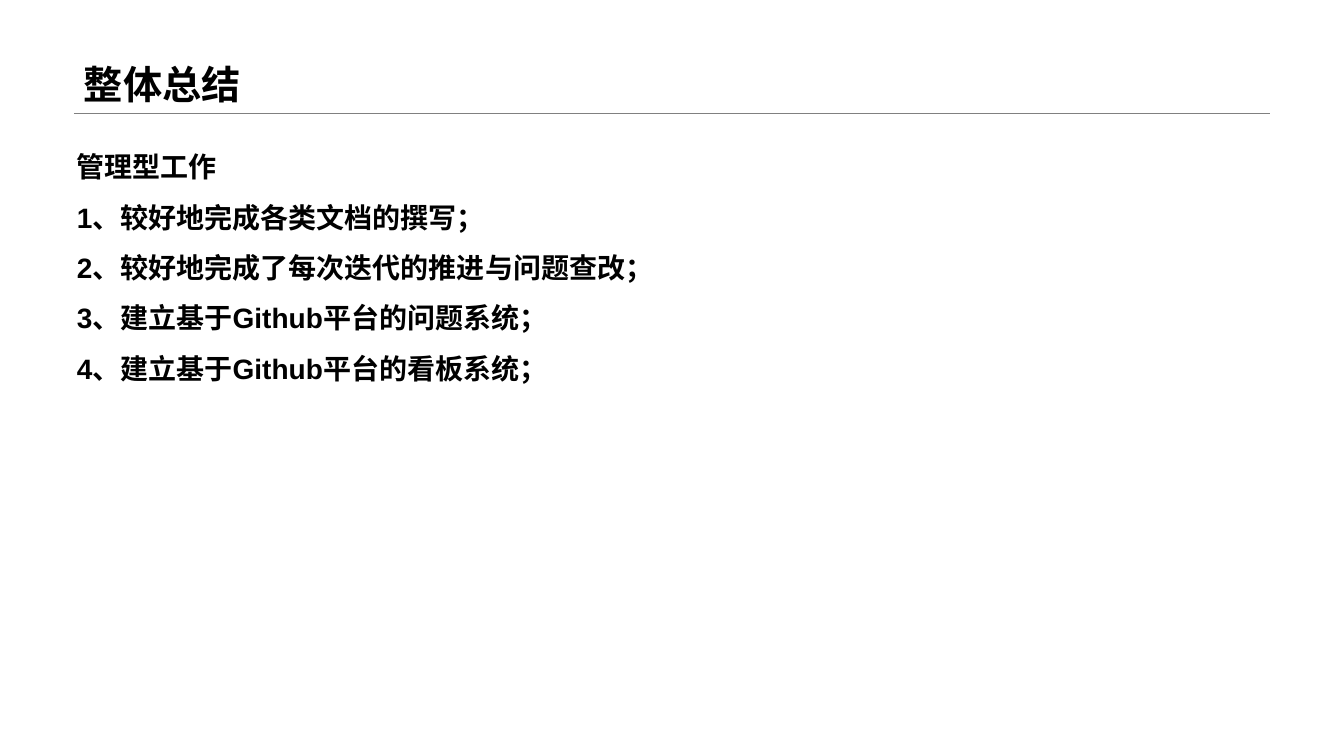
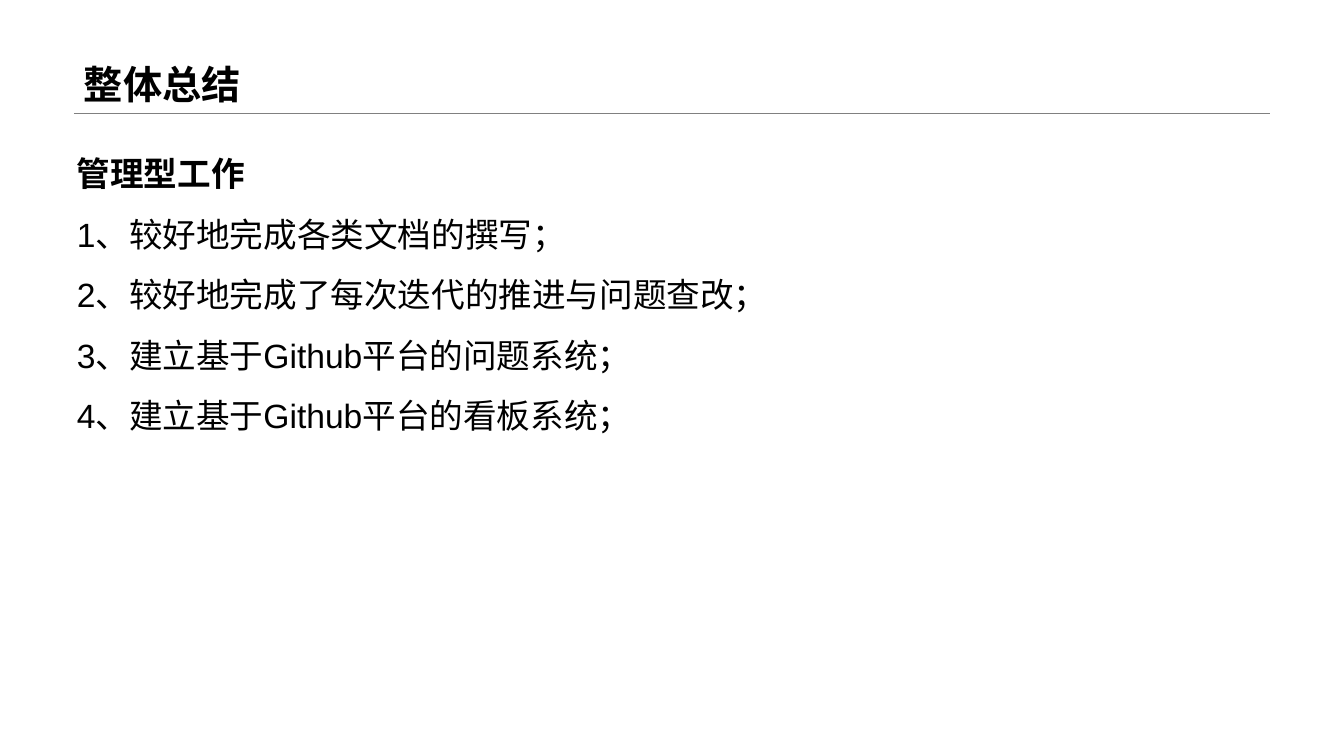
Before and after one commit to sebuaa2019/Team108, a slide deck: slide 5 of 申优答辩工作/申优答辩/Team108-申优答辩.pptx. Drawn at 1344x756 pixels with LibreOffice and Linux fonts; fonts in the diff are those of the drawing. Boxes give left, top, right and bottom in pixels: in the first picture for what was removed or moved away, otherwise in the second. Text is boxed around its words. In the diff, an @@ line names an element or a change of style, - is before the commit and + after.

```diff
--- a/申优答辩工作/申优答辩/Team108-申优答辩.pptx
+++ b/申优答辩工作/申优答辩/Team108-申优答辩.pptx
@@ text "管理型工作" at (77,157,768,433): size 20 to 24 pt, bold off @@
```
Also in this commit, not shown: 8 other slides changed, 8 slides added, 1 slide removed.
